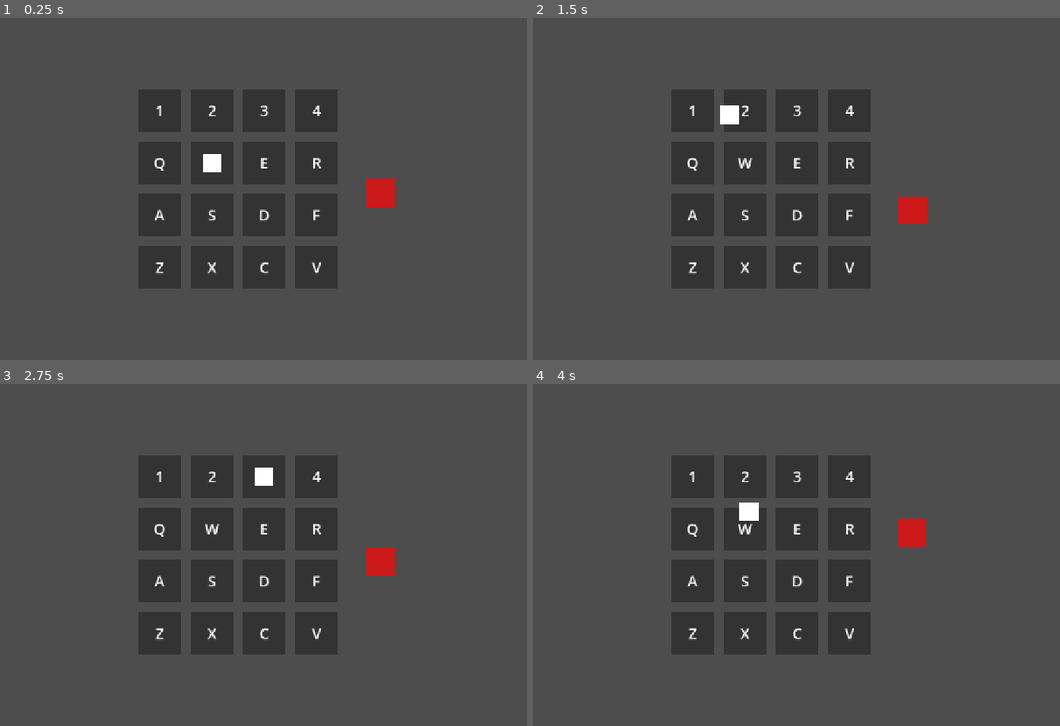
Above: before the commit, frames 1-4 (two rows, left to right).
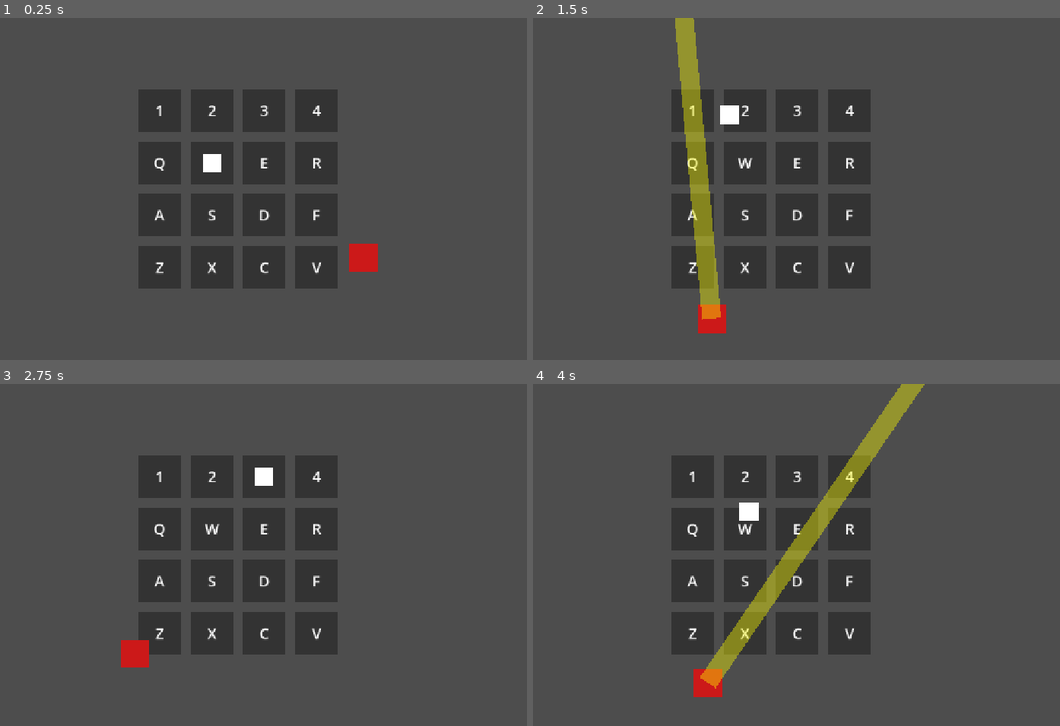
Above: after the commit, the same moments.

Repository: jcote04/CS780Game
Game: Godot game, scene res://scenes/main/main.tscn
Two runs of this game, one before a commit and one after it. Both use one fixed random seed, a clock stepped at 60 frames per second and the inputs below.
Inputs:
- Up to frame 1 (0.25 s): no input
- Up to frame 2 (1.5 s): tap Enter at 0.5 s; hold D 0.53-1.28 s; tap 1 at 0.6 s; hold S from 1.28 s (still down); tap 2 at 1.35 s
- Up to frame 3 (2.75 s): release S at 2.03 s; hold D from 2.03 s (still down); tap 3 at 2.1 s
- Up to frame 4 (4 s): release D at 2.78 s; hold W 2.78-3.53 s; tap 4 at 2.85 s; hold A from 3.53 s (still down); tap Q at 3.6 s

The runs differ from the first frame. In frame 1, 0.9% of the frame differs, in the area x 66-75%, y 46-75%; in frame 2, 3.9%; in frame 3, 0.9%; in frame 4, 4.6%, in the area x 30-75%, y 0-92%.

Commit message:
add attack pattern
add boss charge attack like eye of chthulu from terraria

Diff:
--- a/scripts/enemies/Boss/boss.gd
+++ b/scripts/enemies/Boss/boss.gd
@@ -13,22 +13,41 @@
 @export var attack_length := 800.0
 @export var blink_duration := 0.2
 
+# Charge attack
+@export var charge_warn_color := Color(1, 0.5, 0, 0.45)
+@export var charge_speed := 450.0
+@export var charge_duration := 1.1
+@export var return_speed := 700.0
+@export var laser_attack_chance := 0.5   # 0.5 = 50% laser, 50% charge
+
 var player_node
+var grid_node
 var attack_rect: ColorRect
 var boss_visual: ColorRect
 
 var state := "idle"
+var attack_type := ""
 var timer := 0.0
 var blink_count := 0
 
 var angle := 0.0
 var current_speed := 1.5
-var target_speed := 1.5  # positive = clockwise, negative = counter
+var target_speed := 1.5
 var locked_player_pos := Vector2.ZERO
 
+var charge_dir := Vector2.ZERO
+var return_target := Vector2.ZERO
+
 func _ready():
+	randomize()
+
 	player_node = get_node(player)
-	grid_center = get_node(grid).position
+	grid_node = get_node(grid)
+	grid_center = grid_node.global_position
+
+	current_speed = move_speed
+	target_speed = move_speed
+	timer = idle_duration
 
 	boss_visual = ColorRect.new()
 	boss_visual.size = Vector2(60, 60)
@@ -40,54 +59,111 @@
 	attack_rect.visible = false
 	add_child(attack_rect)
 
+	global_position = grid_center + Vector2.RIGHT * orbit_radius
+
+
 func _process(delta):
-	if state == "idle":
-		current_speed = lerp(current_speed, target_speed, delta * 1.5)
-		angle += current_speed * delta
-		position = grid_center + Vector2(cos(angle), sin(angle)) * orbit_radius
-
-	timer -= delta
+	# If the grid can move, keep updating the center
+	grid_center = grid_node.global_position
 
 	match state:
 		"idle":
+			current_speed = lerp(current_speed, target_speed, delta * 1.5)
+			angle += current_speed * delta
+			global_position = grid_center + Vector2(cos(angle), sin(angle)) * orbit_radius
+
+			timer -= delta
 			if timer <= 0:
-				# Snapshot player position right now
-				locked_player_pos = player_node.position
-				# Maybe flip direction smoothly
+				locked_player_pos = player_node.global_position
+
+				# Optional direction flip before attack
 				if randf() > 0.5:
 					target_speed *= -1
-				state = "warn"
-				blink_count = 0
-				timer = blink_duration
-				update_attack_rect(warn_color)
-				attack_rect.visible = true
+
+				# Pick attack
+				if randf() < laser_attack_chance:
+					start_laser_warning()
+				else:
+					start_charge_warning()
 
 		"warn":
+			timer -= delta
 			if timer <= 0:
 				attack_rect.visible = !attack_rect.visible
 				blink_count += 1
 				timer = blink_duration
+
 				if blink_count >= 4:
-					state = "attack"
-					timer = attack_duration
-					update_attack_rect(attack_color)
-					attack_rect.visible = true
+					if attack_type == "laser":
+						state = "attack"
+						timer = attack_duration
+						update_attack_rect(attack_color)
+						attack_rect.visible = true
+					elif attack_type == "charge":
+						state = "charge"
+						timer = charge_duration
+						charge_dir = (locked_player_pos - global_position).normalized()
+						attack_rect.visible = false
+						boss_visual.color = Color(1.0, 0.4, 0.2)
 
 		"attack":
+			timer -= delta
 			if timer <= 0:
 				attack_rect.visible = false
 				state = "idle"
 				timer = idle_duration
 
+		"charge":
+			timer -= delta
+			global_position += charge_dir * charge_speed * delta
+
+			# Optional: check hit on player here
+			# if global_position.distance_to(player_node.global_position) < 40:
+			#     print("Player hit by charge")
+
+			if timer <= 0:
+				boss_visual.color = Color(0.8, 0.1, 0.1)
+
+				# Return smoothly to orbit instead of snapping
+				angle = (global_position - grid_center).angle()
+				return_target = grid_center + Vector2(cos(angle), sin(angle)) * orbit_radius
+				state = "return"
+
+		"return":
+			global_position = global_position.move_toward(return_target, return_speed * delta)
+
+			if global_position.distance_to(return_target) <= 4.0:
+				global_position = return_target
+				state = "idle"
+				timer = idle_duration
+
+
+func start_laser_warning():
+	attack_type = "laser"
+	state = "warn"
+	blink_count = 0
+	timer = blink_duration
+	update_attack_rect(warn_color)
+	attack_rect.visible = true
+
+
+func start_charge_warning():
+	attack_type = "charge"
+	locked_player_pos = player_node.global_position
+	charge_dir = (locked_player_pos - global_position).normalized()
+	state = "charge"
+	timer = charge_duration
+	attack_rect.visible = false
+	boss_visual.color = Color(1.0, 0.4, 0.2)
+
+
 func update_attack_rect(color: Color):
-	# Direction from boss WORLD position to locked player position
 	var world_pos = global_position
 	var dir = (locked_player_pos - world_pos).normalized()
 	var attack_angle = dir.angle()
 
 	attack_rect.color = color
 	attack_rect.size = Vector2(attack_length, attack_width)
-	# Offset so attack starts at boss center
 	attack_rect.position = Vector2(0, -attack_width / 2)
 	attack_rect.pivot_offset = Vector2(0, attack_width / 2)
 	attack_rect.rotation = attack_angle
